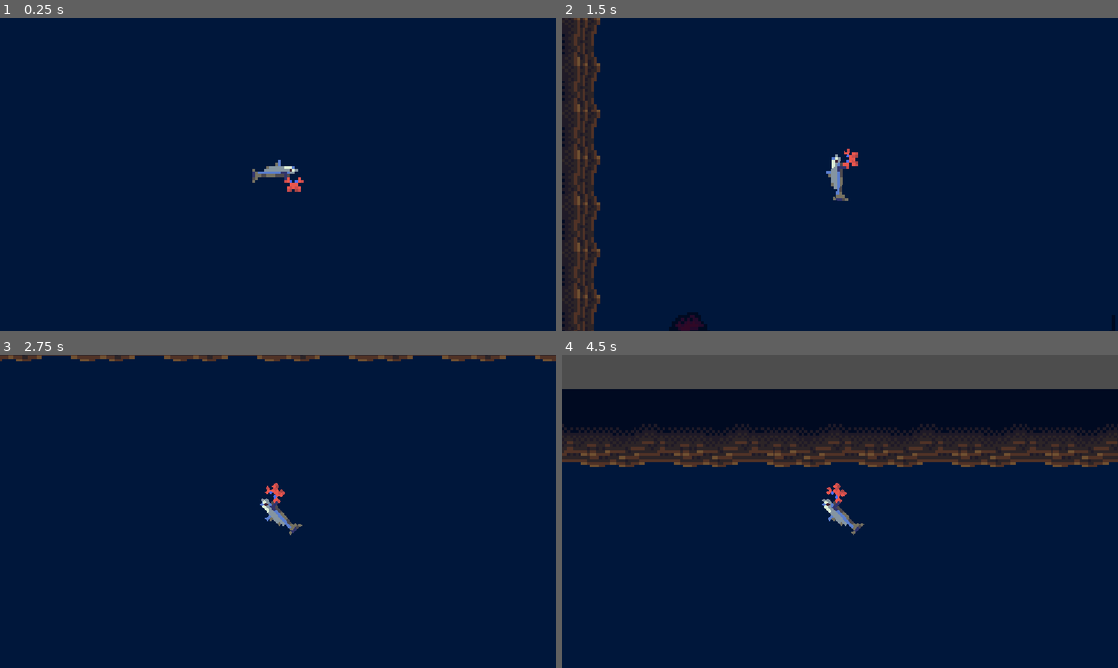
Above: before the commit, frames 1-4 (two rows, left to right).
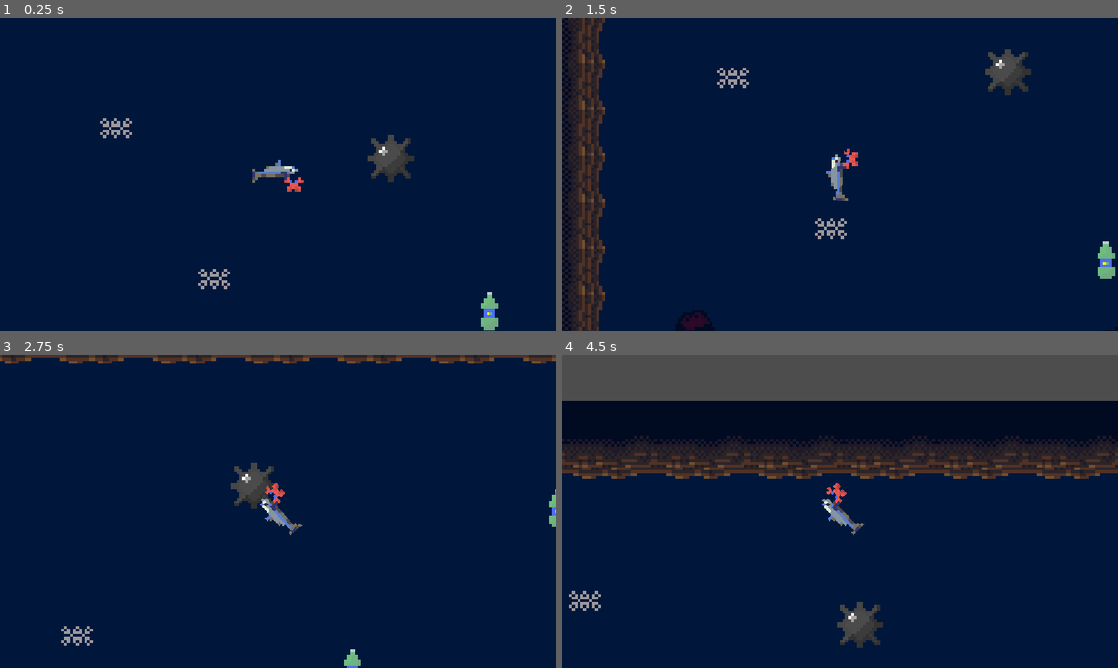
Above: after the commit, the same moments.

Repository: LandonZosel/gamedev-project-1-underwater
Game: Godot game, scene res://Scenes/level_1.tscn
Same seed, same stepped clock (60 frames per second), same inputs: the game is played once before the commit and once after it.
Inputs:
- Up to frame 1 (0.25 s): no input
- Up to frame 2 (1.5 s): hold D (move_right) from 0.53 s (still down); tap W (move_up) at 0.77 s
- Up to frame 3 (2.75 s): tap W (move_up) at 1.52 s; release D (move_right) at 2.03 s; hold A (move_left) from 2.03 s (still down)
- Up to frame 4 (4.5 s): release A (move_left) at 2.78 s; hold D (move_right) 2.78-4.28 s; tap W (move_up) at 3.02, 3.77 s; hold A (move_left) from 4.28 s (still down)

The runs differ from the first frame. In frame 1, 1.3% of the frame differs, in the area x 18-90%, y 32-100%; in frame 2, 5.7%; in frame 3, 2.6%; in frame 4, 15%, in the area x 0-100%, y 10-94%.

Commit message:
Add mines, exit, and trash

Diff:
--- /dev/null
+++ b/Scenes/exit.tscn
@@ -0,0 +1,14 @@
+[gd_scene format=3 uid="uid://dquwuw13rva2e"]
+
+[ext_resource type="Texture2D" uid="uid://b2fimof6fu4g7" path="res://Sprites/Custom/Whirlpool/whirlpool_5.png" id="1_35a55"]
+
+[sub_resource type="CircleShape2D" id="CircleShape2D_vs0ra"]
+radius = 12.0
+
+[node name="Exit" type="Area2D" unique_id=1653840755]
+
+[node name="Sprite" type="Sprite2D" parent="." unique_id=1703413542]
+texture = ExtResource("1_35a55")
+
+[node name="Hitbox" type="CollisionShape2D" parent="." unique_id=1584824151]
+shape = SubResource("CircleShape2D_vs0ra")
--- a/Scenes/level_1.tscn
+++ b/Scenes/level_1.tscn
@@ -3,6 +3,12 @@
 [ext_resource type="TileSet" uid="uid://cdqgtjb1pw173" path="res://Sprites/Atlantis/tileset1.tres" id="2_xfk5q"]
 [ext_resource type="Script" uid="uid://dx7cbo2xginff" path="res://Scripts/player.gd" id="3_7p6j4"]
 [ext_resource type="PackedScene" uid="uid://curaxfesyhabc" path="res://Scenes/player.tscn" id="3_xfk5q"]
+[ext_resource type="PackedScene" uid="uid://cwvqiuasygw1i" path="res://Scenes/mine.tscn" id="4_7p6j4"]
+[ext_resource type="Script" uid="uid://hmkhb15cm1m7" path="res://Scripts/mine.gd" id="5_6444e"]
+[ext_resource type="PackedScene" uid="uid://dquwuw13rva2e" path="res://Scenes/exit.tscn" id="6_evi0p"]
+[ext_resource type="Script" uid="uid://d03pemdlnbtae" path="res://Scripts/exit.gd" id="7_lsmp6"]
+[ext_resource type="Texture2D" uid="uid://ctrkk2jyx0unj" path="res://Sprites/Custom/Trash/can_rings.png" id="8_wrinw"]
+[ext_resource type="Texture2D" uid="uid://clje2ibyl12a6" path="res://Sprites/Custom/Trash/bottle.png" id="9_chwpn"]
 
 [node name="Main" type="Node2D" unique_id=1740692965]
 
@@ -16,6 +22,33 @@
 tile_map_data = PackedByteArray("AAAAAAAAAAAHAA0AAAAAAAEAAAAHAA0AAAAAAAIAAAAHAA0AAAAAAAMAAAAQABMAAAAAAAQAAAAHAA0AAAAAAA …(2704 unchanged characters)…
 tile_set = ExtResource("2_xfk5q")
 
-[node name="Player" parent="." unique_id=1837357171 instance=ExtResource("3_xfk5q")]
+[node name="Player" parent="." unique_id=1837357171 groups=["Player"] instance=ExtResource("3_xfk5q")]
 position = Vector2(145, 85)
 script = ExtResource("3_7p6j4")
+
+[node name="Mine" parent="." unique_id=204913010 instance=ExtResource("4_7p6j4")]
+position = Vector2(184, 82)
+script = ExtResource("5_6444e")
+move_direction = Vector2(0, -20)
+
+[node name="Exit" parent="." unique_id=1653840755 instance=ExtResource("6_evi0p")]
+position = Vector2(326, 164)
+script = ExtResource("7_lsmp6")
+
+[node name="CanRings" type="Sprite2D" parent="." unique_id=452436376]
+position = Vector2(123, 121)
+texture = ExtResource("8_wrinw")
+
+[node name="Bottle" type="Sprite2D" parent="." unique_id=1501601130]
+position = Vector2(218, 132)
+texture = ExtResource("9_chwpn")
+
+[node name="CanRings2" type="Sprite2D" parent="." unique_id=1718730659]
+position = Vector2(89, 69)
+texture = ExtResource("8_wrinw")
+
+[node name="Bottle2" type="Sprite2D" parent="." unique_id=884088731]
+position = Vector2(289, 77)
+texture = ExtResource("9_chwpn")
+
+[connection signal="body_entered" from="Mine" to="Mine" method="_on_body_entered"]
--- /dev/null
+++ b/Scenes/mine.tscn
@@ -0,0 +1,14 @@
+[gd_scene format=3 uid="uid://cwvqiuasygw1i"]
+
+[ext_resource type="Texture2D" uid="uid://b30h2880ai12j" path="res://Sprites/Custom/Mine/mine.png" id="1_qoe3o"]
+
+[sub_resource type="RectangleShape2D" id="RectangleShape2D_6444e"]
+size = Vector2(12, 12)
+
+[node name="Mine" type="Area2D" unique_id=204913010]
+
+[node name="Sprite" type="Sprite2D" parent="." unique_id=1861864162]
+texture = ExtResource("1_qoe3o")
+
+[node name="Hitbox" type="CollisionShape2D" parent="." unique_id=1647363208]
+shape = SubResource("RectangleShape2D_6444e")
--- /dev/null
+++ b/Scripts/exit.gd
@@ -0,0 +1,15 @@
+extends Area2D
+
+@export var rotation_speed : float = 5
+
+# Called when the node enters the scene tree for the first time.
+func _ready() -> void:
+	pass # Replace with function body.
+
+
+# Called every frame. 'delta' is the elapsed time since the previous frame.
+func _process(delta: float) -> void:
+	_manage_animation(delta)
+
+func _manage_animation(delta: float):
+	rotation += rotation_speed * delta
--- /dev/null
+++ b/Scripts/mine.gd
@@ -0,0 +1,31 @@
+extends Area2D
+
+@export var move_direction : Vector2
+@export var move_speed : float = 10
+@onready var start_pos : Vector2 = global_position
+@onready var target_pos : Vector2 = global_position + move_direction
+
+# Called when the node enters the scene tree for the first time.
+func _ready() -> void:
+	pass # Replace with function body.
+
+
+# Called every frame. 'delta' is the elapsed time since the previous frame.
+func _process(delta: float) -> void:
+	pass
+
+func _physics_process(delta: float) -> void:
+	# Move steadily toward the current target position
+	global_position = global_position.move_toward(target_pos, move_speed * delta)
+	# When the enemy arrives, swap the target to create a patrol loop
+	if global_position == target_pos:
+		if target_pos == start_pos:
+			target_pos = start_pos + move_direction
+		else:
+			target_pos = start_pos
+
+
+func _on_body_entered(body: Node2D):
+	if not body.is_in_group("Player"):
+		return
+	print('damage player')
--- a/Scripts/player.gd
+++ b/Scripts/player.gd
@@ -46,7 +46,7 @@
 		velocity = Vector2.RIGHT.rotated(rotation) * (move_direction * speed)
 	else:
 		# Smoothly slide to a halt when no movement keys are pressed
-		velocity = velocity.move_toward(Vector2.ZERO, speed * delta * 10)
+		velocity = velocity.move_toward(Vector2.ZERO, speed * delta * 5)
 
 	move_and_slide()
 
Not shown, added: Scripts/exit.gd.uid
Not shown, added: Scripts/mine.gd.uid
Binary file added: Sprites/Custom/Crabs/crab.png
Not shown, added: Sprites/Custom/Crabs/crab.png.import
Binary file added: Sprites/Custom/Crabs/crab_with_can_rings.png
Not shown, added: Sprites/Custom/Crabs/crab_with_can_rings.png.import
Binary file added: Sprites/Custom/Crabs/crab_with_spear.png
Not shown, added: Sprites/Custom/Crabs/crab_with_spear.png.import
Binary file added: Sprites/Custom/Mine/mine.png
Not shown, added: Sprites/Custom/Mine/mine.png.import
Binary file added: Sprites/Custom/Trash/bottle.png
Not shown, added: Sprites/Custom/Trash/bottle.png.import
(and 12 more such lines)
